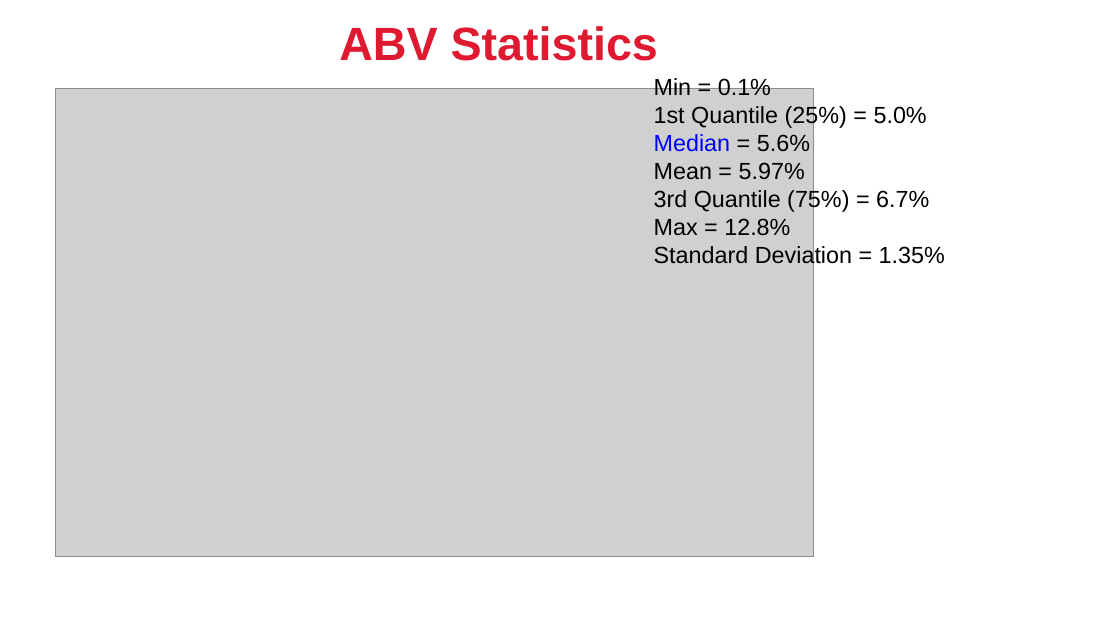
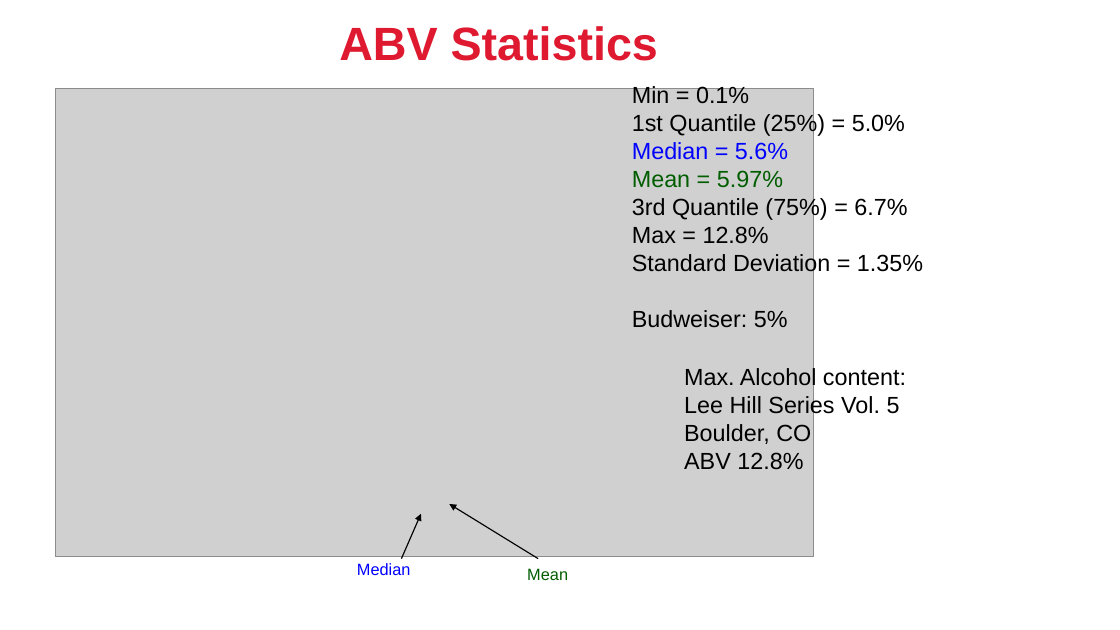
Before and after one commit to troymcsimov/6306, a slide deck: slide 8 of Case Study 1/EDA slides-1.pptx. Drawn at 1120x630 pixels with LibreOffice and Linux fonts; fonts in the diff are those of the drawing; grey boxes stand for pictures; background and template pictures are left out. Boxes give left, top, right and bottom in pixels: in the first picture for what was removed or moved away, otherwise in the second. Text is boxed around its words. In the diff, an @@ line names an element or a change of style, - is before the commit and + after.

```diff
--- a/Case Study 1/EDA slides-1.pptx
+++ b/Case Study 1/EDA slides-1.pptx
@@ text "Min = 0.1%": place and size @@
-text "Min = 0.1%" at <box>654,76,945,268</box>
+text "Min = 0.1%" at <box>632,84,923,328</box>
@@ text at <box>632,142,788,187</box>: text colour #000000 to #0000FF in "= 5.6%"; text colour #000000 to #005D00 in "Mean = 5.97%" @@
@@ text at <box>632,310,788,328</box>: paragraph added @@
+Budweiser: 5%
@@ text added at <box>684,366,906,470</box>, 20 pt, text #000000 @@
+Max. Alcohol content:
+Lee Hill Series Vol. 5
+Boulder, CO
+ABV 12.8%
@@ arrow added from (539, 559) to (450, 504), #000000 1 pt @@
@@ arrow added from (402, 559) to (421, 514), #000000 1 pt @@
@@ text added at <box>357,563,411,575</box>, 14 pt, text #0000FF @@
+Median
@@ text added at <box>527,568,568,580</box>, 14 pt, text #005D00 @@
+Mean
```
Also in this commit, not shown: 4 other slides changed, 2 slides added.
